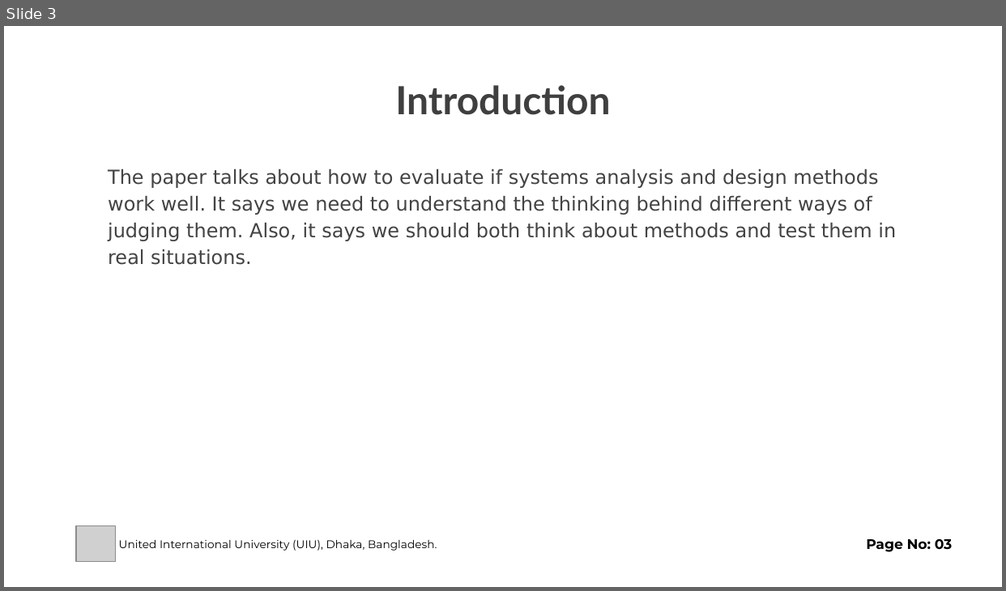
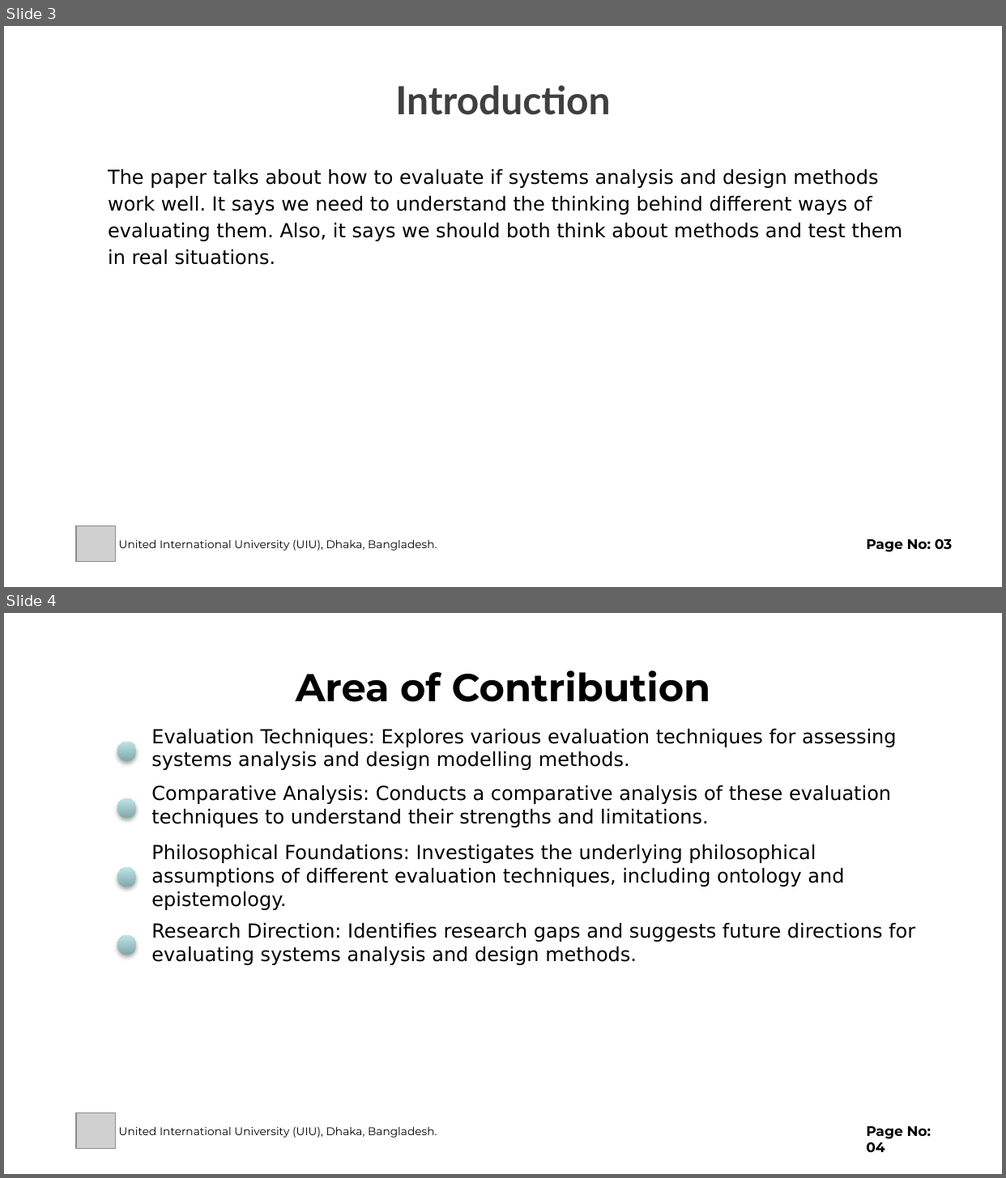
Before and after one commit to SifatNiloy/backups, a slide deck: Reacherch Paper Review.pptx. Shown one above the other, each under a label of ours: slide 3 before the commit, slides 3 and 4 after it. The pictures are 1006x591 and 1006x1178 pixels, drawn with LibreOffice and Linux fonts; fonts in the diff are those of the drawing; grey boxes stand for pictures. Boxes give left, top, right and bottom in pixels: in the first picture for what was removed or moved away, otherwise in the second. Text is boxed around its words. In the diff, an @@ line names an element or a change of style, - is before the commit and + after.

Commit message:
research paper slides

```diff
--- a/Reacherch Paper Review.pptx
+++ b/Reacherch Paper Review.pptx
@@ slide 4 added at (4, 613, 1002, 1174), background #FFFFFF @@
@@ text added at (296, 671, 711, 702), 28 pt, text #000000, bold @@
+Area of Contribution
@@ text added at (151, 728, 896, 770), 14 pt, text #000000 @@
+Evaluation Techniques: Explores various evaluation techniques for assessing systems analysis and design modelling methods.
@@ ellipse added at (117, 742, 137, 762), fill gradient #81A9AD to #C1E3E7 @@
@@ ellipse added at (117, 798, 137, 819), fill gradient #81A9AD to #C1E3E7 @@
@@ text added at (151, 785, 891, 828), 14 pt, text #000000 @@
+Comparative Analysis: Conducts a comparative analysis of these evaluation techniques to understand their strengths and limitations.
@@ text added at (151, 844, 844, 910), 14 pt, text #000000 @@
+Philosophical Foundations: Investigates the underlying philosophical assumptions of different evaluation techniques, including ontology and epistemology.
@@ ellipse added at (117, 867, 137, 888), fill gradient #81A9AD to #C1E3E7 @@
@@ text added at (151, 922, 915, 965), 14 pt, text #000000 @@
+Research Direction: Identifies research gaps and suggests future directions for evaluating systems analysis and design methods.
@@ ellipse added at (117, 935, 137, 956), fill gradient #81A9AD to #C1E3E7 @@
@@ picture added at (76, 1113, 115, 1149) @@
@@ text added at (119, 1127, 437, 1138), 8 pt, text #000000 @@
+United International University (UIU), Dhaka, Bangladesh.
@@ text added at (866, 1127, 931, 1152), 10 pt, text #000000, bold @@
+Page No: 04
@@ slide 3 changed as well @@
@@ text at (108, 169, 902, 265): text changed; text colour #434343 to #000000 @@
-The paper talks about how to evaluate if systems analysis and design methods work well. It says we need to understand the thinking behind different ways of judging them. Also, it says we should both think about methods and test them in real situations.
+The paper talks about how to evaluate if systems analysis and design methods work well. It says we need to understand the thinking behind different ways of evaluating them. Also, it says we should both think about methods and test them in real situations.
```
Also in this commit, not shown: 10 other slides changed, 2 other slides added, 2 slides removed.
